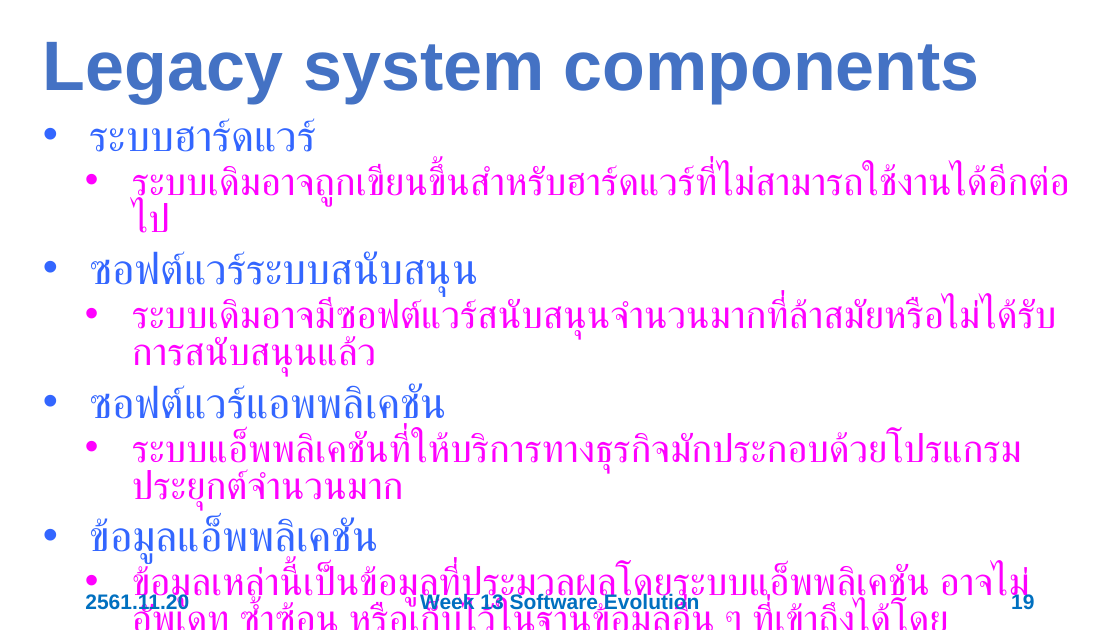
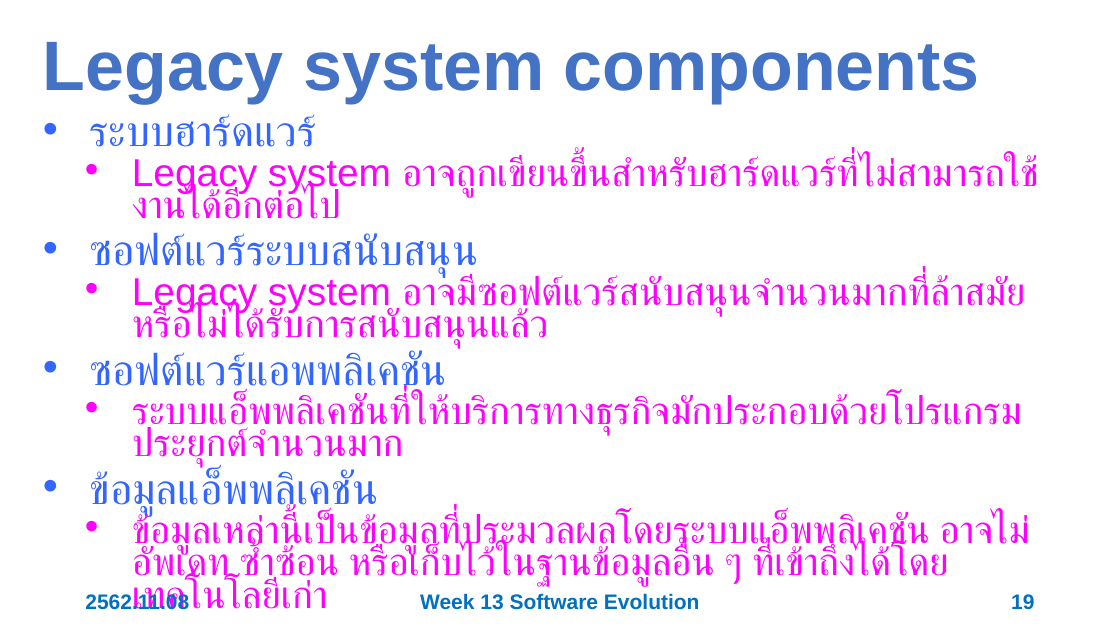
Before and after one commit to 03376806-software-engineering/Week-13-Software-Evolution, a slide deck: slide 19 of Slides/Week 13 Software Evolution.pptx. Drawn at 1120x630 pixels with LibreOffice and Linux fonts; fonts in the diff are those of the drawing. Boxes give left, top, right and bottom in pixels: in the first picture for what was removed or moved away, otherwise in the second. Text is boxed around its words. In the diff, an @@ line names an element or a change of style, - is before the commit and + after.

```diff
--- a/Slides/Week 13 Software Evolution.pptx
+++ b/Slides/Week 13 Software Evolution.pptx
@@ text at [90, 114, 1031, 587]: line spacing 0.8 to 0.7 @@
@@ text at [132, 155, 1039, 219]: text changed @@
-  • ระบบเดิมอาจถูกเขียนขึ้นสำหรับฮาร์ดแวร์ที่ไม่สามารถใช้งานได้อีกต่อไป
+  • Legacy system อาจถูกเขียนขึ้นสำหรับฮาร์ดแวร์ที่ไม่สามารถใช้งานได้อีกต่อไป
@@ text at [132, 274, 1026, 349]: text changed @@
-  • ระบบเดิมอาจมีซอฟต์แวร์สนับสนุนจำนวนมากที่ล้าสมัยหรือไม่ได้รับการสนับสนุนแล้ว
+  • Legacy system อาจมีซอฟต์แวร์สนับสนุนจำนวนมากที่ล้าสมัยหรือไม่ได้รับการสนับสนุนแล้ว
@@ text at [85, 592, 189, 610]: text changed @@
-2561.11.20
+2562.11.08
```
Also in this commit, not shown: 54 other slides changed.
